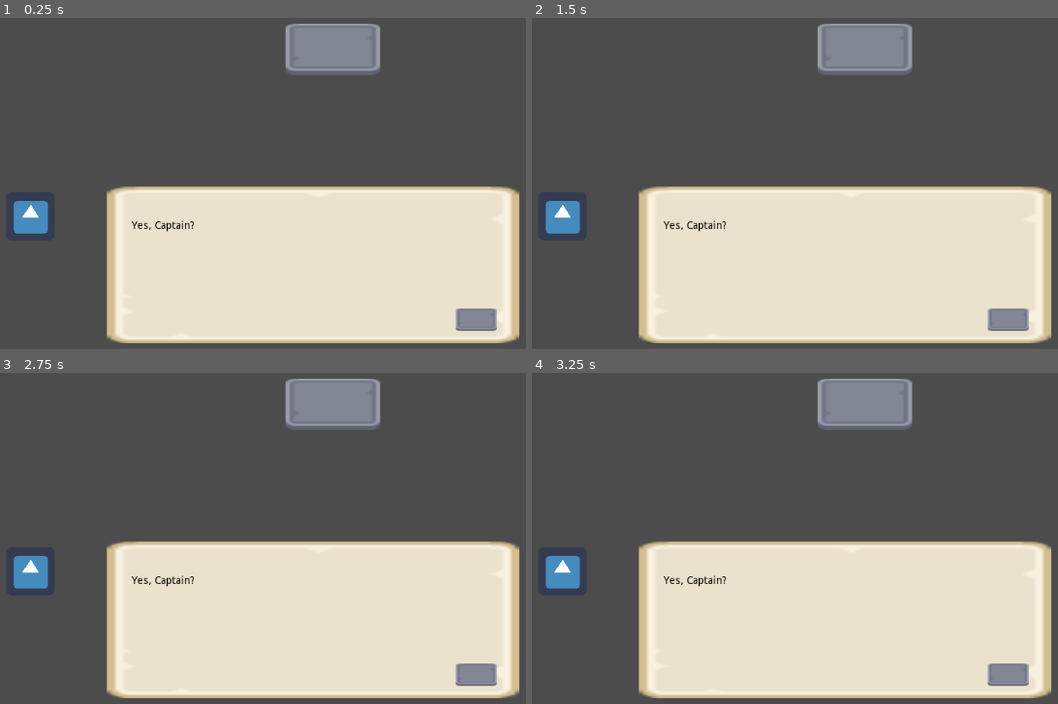
Above: before the commit, frames 1-4 (two rows, left to right).
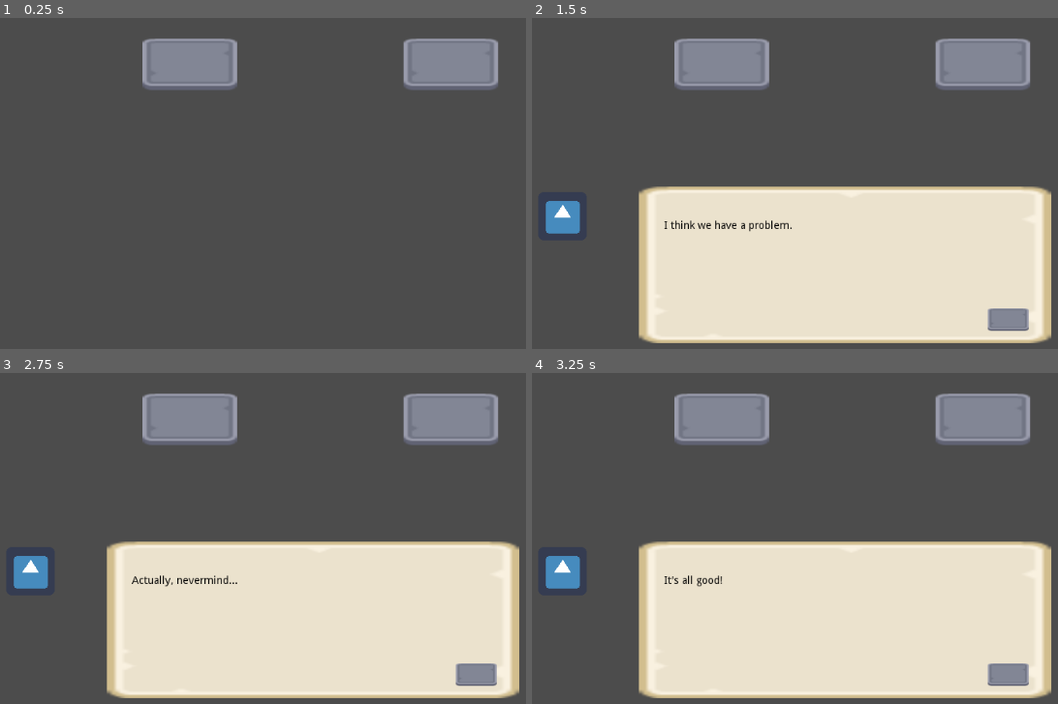
Above: after the commit, the same moments.

Repository: pyremonk/Talk-Blocks
Game: Godot game, scene res://Game.tscn
Same seed, same stepped clock (60 frames per second), same inputs: the game is played once before the commit and once after it. The engine's default icon, where the game draws it, is replaced by a stand-in: a white triangle on a blue panel in a dark square.
Inputs (mouse positions are in pixels of both pictures, inside the frame that each line leads up to; where the layout moved, square brackets give the same spot in the first picture):
- Up to frame 1 (0.25 s): no input
- Up to frame 2 (1.5 s): click (984, 64) [863, 47] at 0.5 s; click (721, 64) [863, 47] at 1.25 s
- Up to frame 3 (2.75 s): click (478, 674) at 2 s
- Up to frame 4 (3.25 s): click (1010, 674) at 2.75 s

The runs differ from the first frame. In frame 1, 46% of the frame differs, in the area x 2-99%, y 1-99%; in frame 2, 8.6%; in frame 3, 8.6%; in frame 4, 8.5%.

Commit message:
MVP Features Done for Dialogue Manager
Got text output, setting flags, displaying choices, and making choices
working. Woo!

Diff:
--- a/DialogueManager.gd
+++ b/DialogueManager.gd
@@ -20,9 +20,6 @@
 	panel = get_node("/root/Game/DialogueUI/Panel")
 
 	panel.get_node("ContinueButton").connect("pressed", self, "continue_dialogue")
-
-	# DEBUG
-	start_dialogue("Engineering")
 
 # Starts dialogue from a given block in the story dictionary
 func start_dialogue(blockName): # TODO: Add option to provide target dialoguePanel
@@ -35,7 +32,7 @@
 			# Display dialogue panel
 			panel.show()
 			# Display first line of dialogue in the current text index
-			display_dialogue()
+			display_dialogue(outputText[curOutputTextIndex]["dialogue"])
 		else:
 			# If there are no choices,  close out the dialogue stream
 			if !outputChoices.empty():
@@ -45,47 +42,90 @@
 	else:
 		print("Block " + blockName + " not found.")
 
-# TODO Update in the future to provide panel and text as params
-func display_dialogue():
+# TODO Update in the future to provide panel as param
+func display_dialogue(text):
 	# Set text of dialogue panel using curOutputTextIndex
-	panel.get_node("Text").text = outputText[curOutputTextIndex]["dialogue"]
+	panel.get_node("Text").text = text
+	panel.get_node("ContinueButton").show()
 
 func continue_dialogue():
 	# check if the dialogue has a set
+	if outputText[curOutputTextIndex].has("set"):
 		# if so, set the flag in storyFlag var
+		set_flags(outputText[curOutputTextIndex]["set"])
 
 	# check if the dialogue has a nextBlock
-		# set nextDialogueBlock to nextBlock
-		# if so clear_dialogue() and start_dialogue(nextDialogueBlock)
-		# pass/return
+	if outputText[curOutputTextIndex].has("nextBlock"):
+		start_dialogue(outputText[curOutputTextIndex]["nextBlock"])
+		return
 
 	# check if there is more dialogue to display (curOutputTextIndex + 1 < text.size())
+	if (curOutputTextIndex + 1) < outputText.size():
 		# if so, increment curOutputTextIndex
-		# clear current text, hide continuebutton
+		curOutputTextIndex += 1
+
 		# set next text using curOutputTextIndex
 		# show continuebutton (kinda hokey)
+		display_dialogue(outputText[curOutputTextIndex]["dialogue"])
 	# elif the this the last dialogue (curOutputTextIndex + 1 = text.size()) & there are choices
-		# hide continuebutton
-		# display_choices()
-	# elif this is the last dialogue
-		# end_dialogue()
-	pass
+	elif (curOutputTextIndex + 1) == outputText.size() && !outputChoices.empty():
+		panel.get_node("ContinueButton").show()
+		display_choices()
+	# else this is the last dialogue
+	else:
+		end_dialogue()
 
 # I see only FOUR CHOICES!
 func display_choices():
+
+	panel.get_node("ContinueButton").hide()
+
 	# loop through choices and create buttons with a name plus the choice index
 	# connect the buttons to _on_button_pressed here
-	pass
-
-func choice_selected():
+	for i in outputChoices.size():
+		print(outputChoices[i]["option"])
+
+		var choiceButton = Button.new()
+		choiceButton.set_name("ChoiceButton" + str(i))
+		panel.add_child(choiceButton)
+		choiceButton.rect_position = Vector2(575, 10 + 75 * i)
+		choiceButton.rect_size = Vector2(200, 50)
+		choiceButton.connect("pressed", self, "choice_selected", [choiceButton])
+
+		var choiceLabel = Label.new()
+		choiceLabel.set_name("ChoiceLabel" + str(i))
+		panel.get_node("ChoiceButton" + str(i)).add_child(choiceLabel)
+		choiceLabel.rect_position = Vector2(10, 10)
+		choiceLabel.rect_size = Vector2(200, 50)
+		choiceLabel.autowrap = true
+		choiceLabel.text = outputChoices[i]["option"]
+
+func choice_selected(choiceButton):
 	# figure out what choice was selected by getting the name of the button pressed and converting using int()
+	var choiceIndex = int(choiceButton.name)
+
 	# check if choice has a set
+	if outputChoices[choiceIndex].has("set"):
 		# set the variable in the storyFlags global
+		set_flags(outputChoices[choiceIndex]["set"])
+
+	# clear choices
+	for i in outputChoices.size():
+		#panel.get_node("ChoiceButton" + str(i)).set_hidden(false)
+		panel.get_node("ChoiceButton" + str(i)).queue_free()
+
 	# check for nextBlock
-		# start_dialogue(nextBlock)
-	# else
-		# end_dialogue()
-	pass
+	if outputChoices[choiceIndex].has("nextBlock"):
+		start_dialogue(outputChoices[choiceIndex]["nextBlock"])
+	else:
+		end_dialogue()
+
+func set_flags(flags):
+	for i in flags.size():
+			# check if var is already set, if not, set it
+			if !$"/root/Global/".storyFlags.has(flags[i]):
+				$"/root/Global/".storyFlags.append(flags[i])
+				print("Set: " + flags[i] + " in storyFlags")
 
 func end_dialogue():
 	reset_dialogue()
--- a/Game.tscn
+++ b/Game.tscn
@@ -49,6 +49,7 @@
 texture = ExtResource( 2 )
 expand = true
 stretch_mode = 0
+_sections_unfolded = [ "Rect" ]
 __meta__ = {
 "_edit_group_": true
 }
@@ -141,10 +142,10 @@
 anchor_top = 0.0
 anchor_right = 0.0
 anchor_bottom = 0.0
-margin_left = 472.0
-margin_top = 128.0
-margin_right = 597.0
-margin_bottom = 196.0
+margin_left = 628.0
+margin_top = 148.0
+margin_right = 753.0
+margin_bottom = 216.0
 rect_pivot_offset = Vector2( 0, 0 )
 focus_mode = 2
 mouse_filter = 0
@@ -162,4 +163,33 @@
 DialoguePanel = NodePath("../TextPanel")
 StartingBlock = "Engineering"
 
+[node name="TalkToMe2" type="TextureButton" parent="." index="4"]
+
+anchor_left = 0.0
+anchor_top = 0.0
+anchor_right = 0.0
+anchor_bottom = 0.0
+margin_left = 283.0
+margin_top = 148.0
+margin_right = 408.0
+margin_bottom = 216.0
+rect_pivot_offset = Vector2( 0, 0 )
+focus_mode = 2
+mouse_filter = 0
+mouse_default_cursor_shape = 0
+size_flags_horizontal = 1
+size_flags_vertical = 1
+toggle_mode = false
+enabled_focus_mode = 2
+shortcut = null
+group = null
+texture_normal = ExtResource( 4 )
+expand = true
+script = ExtResource( 5 )
+_sections_unfolded = [ "Textures" ]
+DialoguePanel = NodePath("../TextPanel")
+StartingBlock = "FirstOfficer"
+
 [connection signal="pressed" from="TalkToMe" to="TalkToMe" method="_on_TalkToMe_pressed"]
+
+[connection signal="pressed" from="TalkToMe2" to="TalkToMe2" method="_on_TalkToMe_pressed"]
--- a/Global.gd
+++ b/Global.gd
@@ -3,6 +3,6 @@
 var storyFlags = []
 
 func _ready():
-	storyFlags.append("sensorsBad")
+	#storyFlags.append("sensorsBad")
 	storyFlags.append("shieldsAvailable")
-	storyFlags.append("shieldsAtMax")
+	#storyFlags.append("shieldsAtMax")
--- a/TalkToMe.gd
+++ b/TalkToMe.gd
@@ -5,5 +5,4 @@
 
 
 func _on_TalkToMe_pressed():
-	# Call DialogueManager to start a dialogue from the StartingBlock defined on this node
-	pass # replace with function body
+	get_node("/root/Game/DialogueManager").start_dialogue(StartingBlock)
--- a/main.json
+++ b/main.json
@@ -9,7 +9,8 @@
                 },
                 {
                     "portrait": "Engineering_Happy",
-                    "dialogue": "How can I be of service?"
+                    "dialogue": "How can I be of service?",
+                    "set": [ "shieldsAvailable" ]
                 }
             ],
             "choices": [
